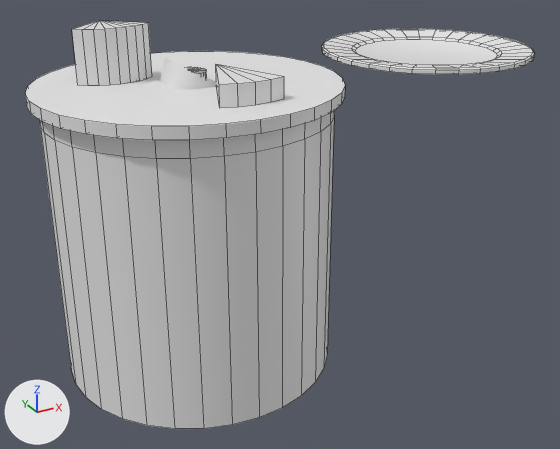
The Blender file Workfiles/Cheesejam.blend: old version first, new version second.
Camera for both pictures: a camera (50 mm lens) standing at (-0.465, -1.149, 0.29) and looking at (0.165, -0.004, -0.283). The lights are fixed; the arrows at lower left show +X, +Y and +Z. Mesh edges are drawn as thin lines on the coarser meshes.

The scene before the commit, as lines of its bpy script (objects in view):
```python
me_cylinder_001 = bpy.data.meshes.new('Cylinder.001')
me_cylinder_001.from_pydata(...)  # a 32-sided cylinder along z spanning x -0.234..0.234, y -0.234..0.234, z -0.225..0.225
me_cylinder_001.polygons.foreach_set('use_smooth', [True] * 34)
me_cylinder_002 = bpy.data.meshes.new('Cylinder.002')
me_cylinder_002.from_pydata(...)  # 20 vertices, 26 faces; spans x -0.0614..0.0614, y -0.0434..0.0434, z 0.0..0.0868
me_cylinder_002.polygons.foreach_set('use_smooth', [True] * 26)
# faces by material slot: [24, 2]
me_cylinder_002.materials.append(mat_croute)  # white #e7e7e7
me_cylinder_002.materials.append(mat_coeur)  # white #e7e7e7
me_cylinder_004 = bpy.data.meshes.new('Cylinder.004')
me_cylinder_004.from_pydata(...)  # 12 vertices, 14 faces; spans x -0.052..0.0519, y -0.0679..0.0679, z 0.0..0.0332
# faces by material slot: [12, 2]
me_cylinder_004.materials.append(mat_croute)  # white #e7e7e7
me_cylinder_004.materials.append(mat_coeur)  # white #e7e7e7
ob_brie = bpy.data.objects.new('Brie', me_cylinder_004)
ob_brie.location = (0.029, -0.112, 0.0)
ob_cylinder = bpy.data.objects.new('Cylinder', me_cylinder_001)
ob_cylinder.location = (0.0, 0.0, -0.275)
ob_tome = bpy.data.objects.new('Tome', me_cylinder_002)
ob_tome.location = (-0.1, 0.079, 0.0)
# also in view: 'Assiette' at (0.506, 0.034, -0.004); 'Mimolette' at (0.0, 0.0, 0.019); 'Cylinder.001' at (0.0, 0.0, -0.025)
```
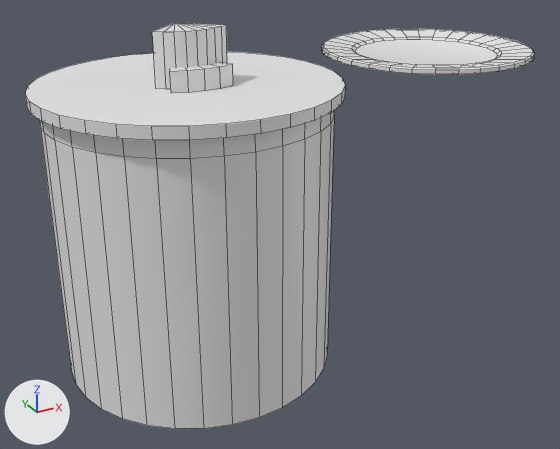
Location of each change, [x1, y1, x2, y2] in pixels of the pictures (560 x 449 px):
'Tome', moved: before [72, 20, 152, 86]; after [152, 23, 227, 89]
'Brie', moved: before [216, 64, 284, 108]; after [170, 62, 233, 93]

What the commit changed:
Object 'Tome' (ob_tome) moves from (-0.1, 0.079, 0.0) to (0.0, 0.0, 0.0).
Object 'Brie' (ob_brie) moves from (0.029, -0.112, 0.0) to (0.0, 0.0, 0.0).
